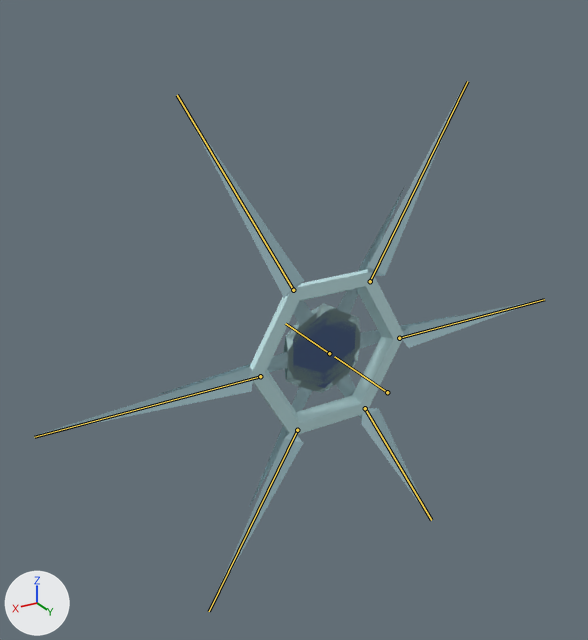
Two versions of the Blender file Enemies/SnowflakeEntity.blend, one commit apart.
The view is the same before and after, from a camera (50 mm lens) standing at (4.71, 6.94, 4.05) and looking at (0.28, -0.43, 0.36). Every picture has the same lights, and +X, +Y and +Z are marked at lower left. The older version comes first. Both versions are drawn at frame 80 of the action 'QuadShardFanSequence1'; the numbers are the values there. The bones that bend it are drawn over the model as lines.

The first picture shows 'BackLeft', 'BackRight', 'CentralEye2', 'CentralEye3', 'FacePlate', 'FrontLeft', 'FrontRight', 'MiddleLeft', 'MiddleRight' and 2 more.
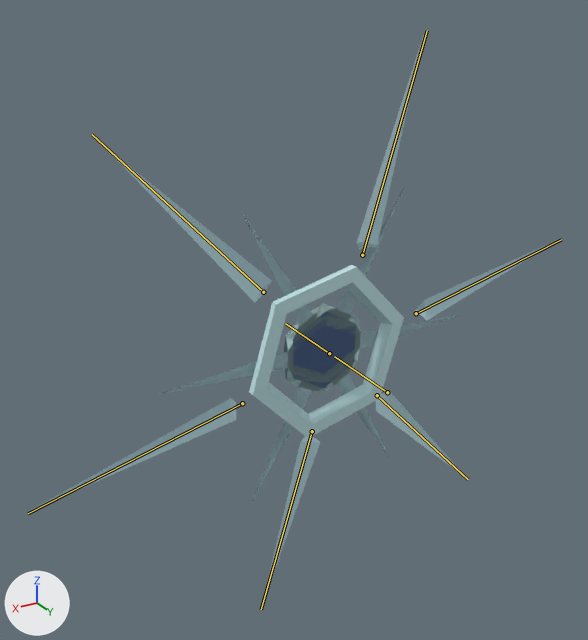
Location of each change, (x1, y1, x2, y2) in pixels of the pictures (588 x 640 px):
'FacePlate', posed: before (249, 269, 404, 436); after (249, 265, 404, 438)
'FrontLeft', posed (39% wider, 18% shorter): before (183, 106, 304, 298); after (103, 145, 272, 302)
'MiddleLeft', posed (7% narrower, 61% taller): before (34, 367, 253, 436); after (32, 398, 236, 510)
'FrontRight', posed (30% narrower, 12% taller): before (367, 82, 466, 276); after (356, 32, 425, 249)
'BackLeft', posed (37% narrower): before (209, 433, 303, 610); after (261, 436, 320, 608)
'MiddleRight', posed (64% taller): before (402, 299, 543, 348); after (415, 239, 560, 320)
'BackRight', posed (28% wider, 22% shorter): before (361, 408, 431, 519); after (376, 392, 466, 478)
bone 'Bone.003', root to tip: before (260, 376) to (34, 437); after (242, 403) to (28, 513)
bone 'Bone.004', root to tip: before (293, 290) to (177, 95); after (263, 292) to (92, 134)
bone 'Bone.007', root to tip: before (399, 338) to (544, 299); after (416, 313) to (561, 239)
bone 'Bone.008', root to tip: before (370, 281) to (467, 81); after (362, 255) to (427, 30)

The change, as a list of edits to the scene's bpy script:
```text
Change bone_bone_001:
    where bone_bone_001 = bpy.data.objects['Armature'].pose.bones['Bone.001']
    bone_bone_001.rotation_quaternion: (0.966, 0.0, -0.259, 0.0) -> (0.932, 0.0, -0.367, 0.0)  # degrees (0, -30, 0) -> degrees (0, -43, 0)
Change bone_bone_003:
    where bone_bone_003 = bpy.data.objects['Armature'].pose.bones['Bone.003']  # child of 'Bone.001'
    bone_bone_003.location: (0.0, 0.0, 0.0) -> (0.0, 0.26, 0.0)
Change bone_bone_004:
    where bone_bone_004 = bpy.data.objects['Armature'].pose.bones['Bone.004']  # child of 'Bone.001'
    bone_bone_004.location: (0.0, 0.0, 0.0) -> (0.0, 0.26, 0.0)
Change bone_bone_007:
    where bone_bone_007 = bpy.data.objects['Armature'].pose.bones['Bone.007']  # child of 'Bone.001'
    bone_bone_007.location: (0.0, 0.0, 0.0) -> (0.0, 0.26, 0.0)
Change bone_bone_008:
    where bone_bone_008 = bpy.data.objects['Armature'].pose.bones['Bone.008']  # child of 'Bone.001'
    bone_bone_008.location: (0.0, 0.0, 0.0) -> (0.0, 0.26, 0.0)
```
